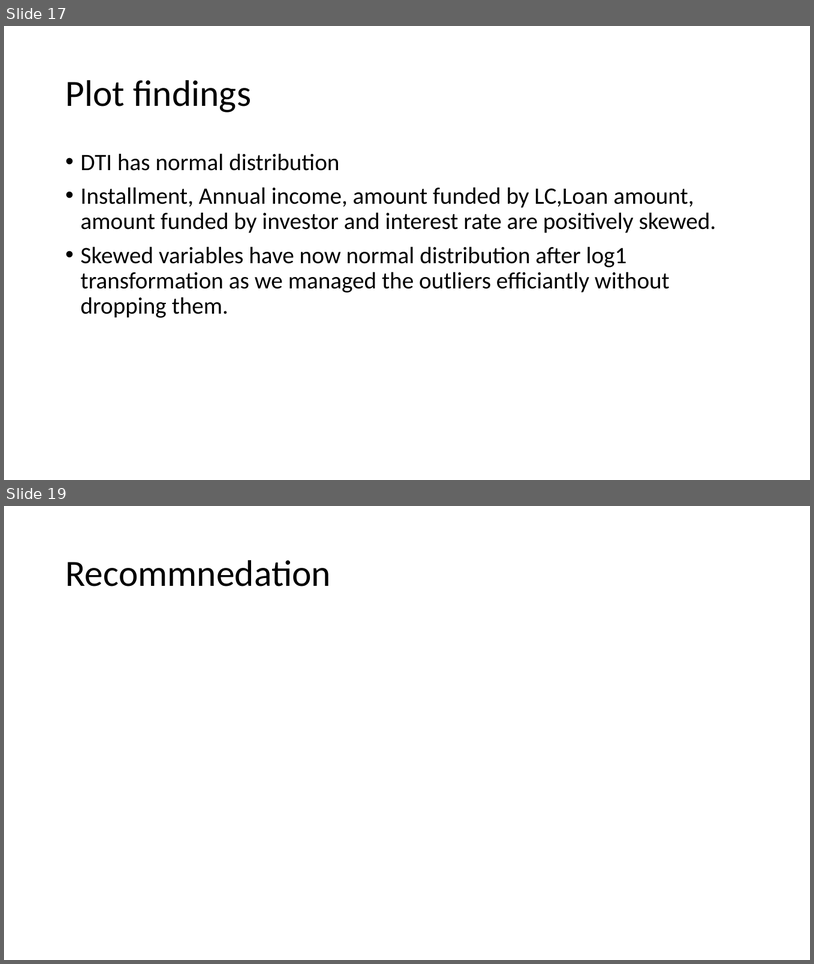
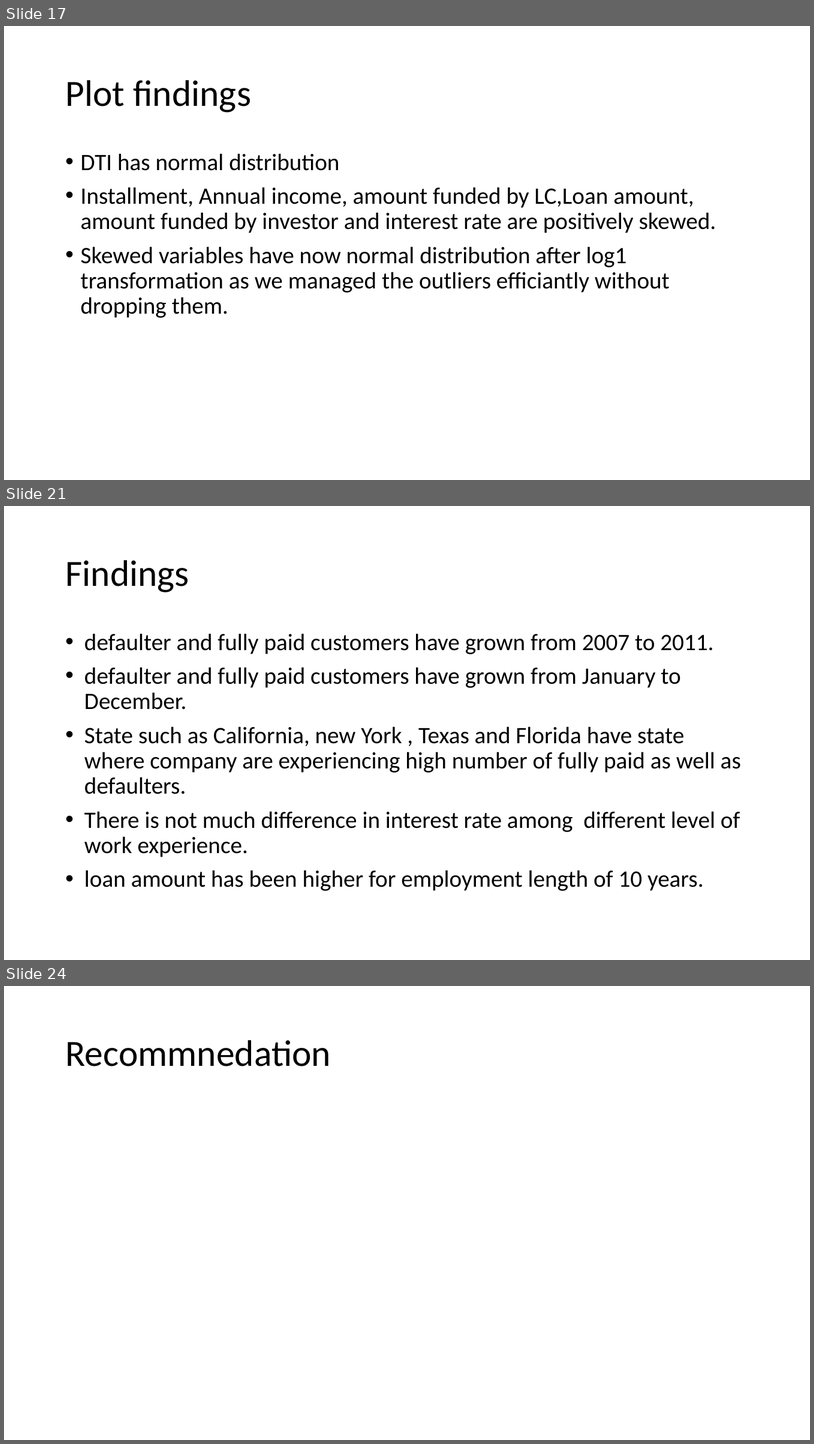
Before and after one commit to CharlieThomasCTG/LendingClubEDA, a slide deck: EDA LENDING CLUB.pptx. Shown one above the other, each under a label of ours: slides 17 and 19 before the commit, slides 17, 21 and 24 after it; the slides between them are not shown. The pictures are 814x964 and 814x1444 pixels, drawn with LibreOffice and Linux fonts; fonts in the diff are those of the drawing. Boxes give left, top, right and bottom in pixels: in the first picture for what was removed or moved away, otherwise in the second. Text is boxed around its words. In the diff, an @@ line names an element or a change of style, - is before the commit and + after.

```diff
--- a/EDA LENDING CLUB.pptx
+++ b/EDA LENDING CLUB.pptx
@@ slide 21 added at (4,506,810,960), background #FFFFFF @@
@@ title added at (65,560,189,592), 44 pt, text #000000 @@
+Findings
@@ text added at (84,633,741,891), 28 pt, text #000000 @@
+• defaulter and fully paid customers have grown from 2007 to 2011.
+• defaulter and fully paid customers have grown from January to December.
+• State such as California, new York , Texas and Florida have state where company are experiencing high number of fully paid as well as defaulters.
+• There is not much difference in interest rate among different level of work experience.
+• loan amount has been higher for employment length of 10 years.
@@ what was slide 19 is now slide 24 @@
```
Also in this commit, not shown: 6 slides changed, 5 other slides added, 1 slide removed.
